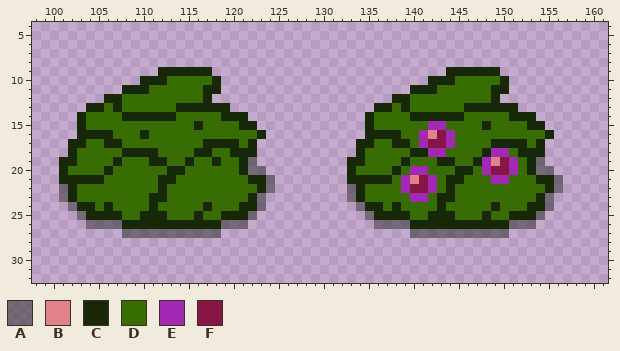
One commit to this pixel-art file: Assets/GFX/Tiles/misc.aseprite. The picture above was drawn from the file before the commit.
1024x1024 pixels, 1 frame. Colours within 5 levels of each other are drawn and written as one. Shown: x 98..161, y 4..32.
Palette (. is transparent): A #39393990  B #e18289  C #172808  D #376d03  E #a328b3  F #871646
Pixels before, first column x 101:
 9 ...........CCCCCC..........................CCCCCC.......
10 .........CCCDDDDDC.......................CCCDDDDDC......
11 .......CCCDDDDDDCC.....................CCCDDDDDDCC......
12 .....CCDDDDDDDDDC....................CCDDDDDDDDDC.......
13 ...CCDCDDDDDDCCCCCC................CCDCDDDDDDCCCCCC.....
14 ..CDDDDCCCCCCDDDDDCCC.............CDDDDCCCCCCDDDDDCCC...
15 ..CDDDDDDDDDDDDCDDDDCC............CDDDDDDEEDDDDCDDDDCC..
16 ..CCCCDDDCDDDDDDDDDDDDC...........CCCCDDEBFEDDDDDDDDDDC.
17 .CCDDCCDDDDDDDDDCCCCDC...........CCDDCCDEFFEDDDDCCCCDC..
18 .CDDDDDCCCCDDDDCCDDCCC...........CDDDDDCCEEDDDDCEEDCCC..
19 CCDDDDCDDDCCDDCDDCDDCA..........CCDDDDCDDDCCDDCEBFEDCA..
20 CDDDDCDDDDDDCCDDDDDDCAA.........CDDDDCDEEDDDCCDEFFEDCAA.
21 CCCCCDDDDDDCCDDDDDDDDCCA........CCCCCDEBFEDCCDDDEEDDDCCA
22 ACDDDDDDDDDCDDDDDDDDDDCA........ACDDDDEFFEDCDDDDDDDDDDCA
23 ACDDDDDDDDCCDDDDDDDDDCA.........ACDDDDDEEDCCDDDDDDDDDCA.
24 .ACCDCDDDDCDDDDDCDDDCCA..........ACCDCDDDDCDDDDDCDDDCCA.
25 ..ACCCCDDCCCDDDCDDCCCA............ACCCCDDCCCDDDCDDCCCA..
26 ...AAAACCCCCCCCCCCAAA..............AAAACCCCCCCCCCCAAA...
27 .......AAAAAAAAAAA.....................AAAAAAAAAAA......
New version:
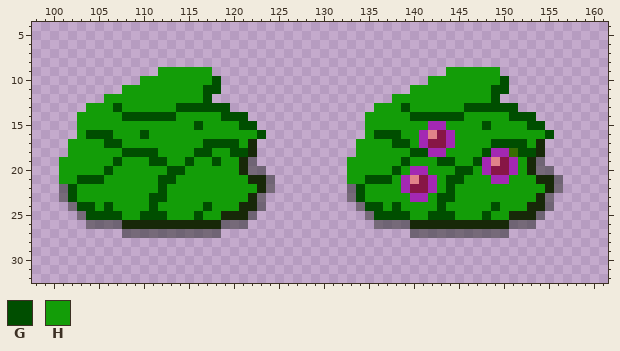
Colours new in this view: G #004e00  H #139d08
The exact change:
Colour C gives way to colour G in row 10 at x 118 and 150; in row 11 at x 117 to 118 and 149 to 150; in row 12 at x 117 and 149; in row 13 at x 107, 114 to 119, 139 and 146 to 151; in row 14 at x 108 to 113, 119 to 121, 140 to 145 and 151 to 153; in row 15 at x 116, 121 to 122, 148 and 153 to 154.
Colour C gives way to colour G in row 16 at x 104 to 106, 110, 123, 136 to 138 and 155; in row 17 at x 106 to 107, 117 to 120, 138 to 139 and 149 to 152; in row 18 at x 108 to 111, 116 to 117, 120 to 121, 140 to 141, 148 and 152 to 153; in row 19 at x 107, 111 to 112, 115, 118, 139, 143 to 144 and 147; in row 20 at x 106, 113 to 114, 138 and 145 to 146; in row 21 at x 103 to 105, 112 to 113, 135 to 137 and 144 to 145.
Colour C gives way to colour G in row 22 at x 102, 112, 134 and 144; in row 23 at x 102, 111 to 112, 134 and 143 to 144; in row 24 at x 103 to 104, 106, 111, 117, 135 to 136, 138, 143 and 149; in row 25 at x 104 to 107, 110 to 112, 116, 136 to 139, 142 to 144 and 148.
Colour C gives way to colour H in row 9 at x 112 to 117 and 144 to 149; in row 10 at x 110 to 112 and 142 to 144; in row 11 at x 108 to 110 and 140 to 142; in row 12 at x 106 to 107 and 138 to 139; in row 13 at x 104 to 105 and 136 to 137; in rows 14 to 16 at x 103 and 135.
Colour C gives way to colour H in row 17 at x 102 to 103 and 134 to 135; in row 18 at x 102 and 134; in row 19 at x 101 to 102 and 133 to 134; in row 20 at x 101 and 133; in row 21 at x 101 to 102 and 133 to 134.
Colour D gives way to colour H in row 10 at x 113 to 117 and 145 to 149; in row 11 at x 111 to 116 and 143 to 148; in row 12 at x 108 to 116 and 140 to 148; in row 13 at x 106, 108 to 113, 138 and 140 to 145; in row 14 at x 104 to 107, 114 to 118, 136 to 139 and 146 to 150; in row 15 at x 104 to 115, 117 to 120, 136 to 141, 144 to 147 and 149 to 152.
Colour D gives way to colour H in row 16 at x 107 to 109, 111 to 122, 139 to 140 and 145 to 154; in row 17 at x 104 to 105, 108 to 116, 121, 136 to 137, 140, 145 to 148 and 153; in row 18 at x 103 to 107, 112 to 115, 118 to 119, 135 to 139 and 144 to 147; in row 19 at x 103 to 106, 108 to 110, 113 to 114, 116 to 117, 119 to 120, 135 to 138, 140 to 142, 145 to 146 and 152; in row 20 at x 102 to 105, 107 to 112, 115 to 120, 134 to 137, 139, 142 to 144, 147 and 152; in row 21 at x 106 to 111, 114 to 121, 138, 143, 146 to 148 and 151 to 153.
Colour D gives way to colour H in row 22 at x 103 to 111, 113 to 122, 135 to 138, 143 and 145 to 154; in row 23 at x 103 to 110, 113 to 121, 135 to 139, 142 and 145 to 153; in row 24 at x 105, 107 to 110, 112 to 116, 118 to 120, 137, 139 to 142, 144 to 148 and 150 to 152; in row 25 at x 108 to 109, 113 to 115, 117 to 118, 140 to 141, 145 to 147 and 149 to 150.
Changed places in both pictures, as pixel boxes (x1, y1, x2, y2):
changed: (59, 67, 266, 220)
changed: (347, 67, 554, 220)
